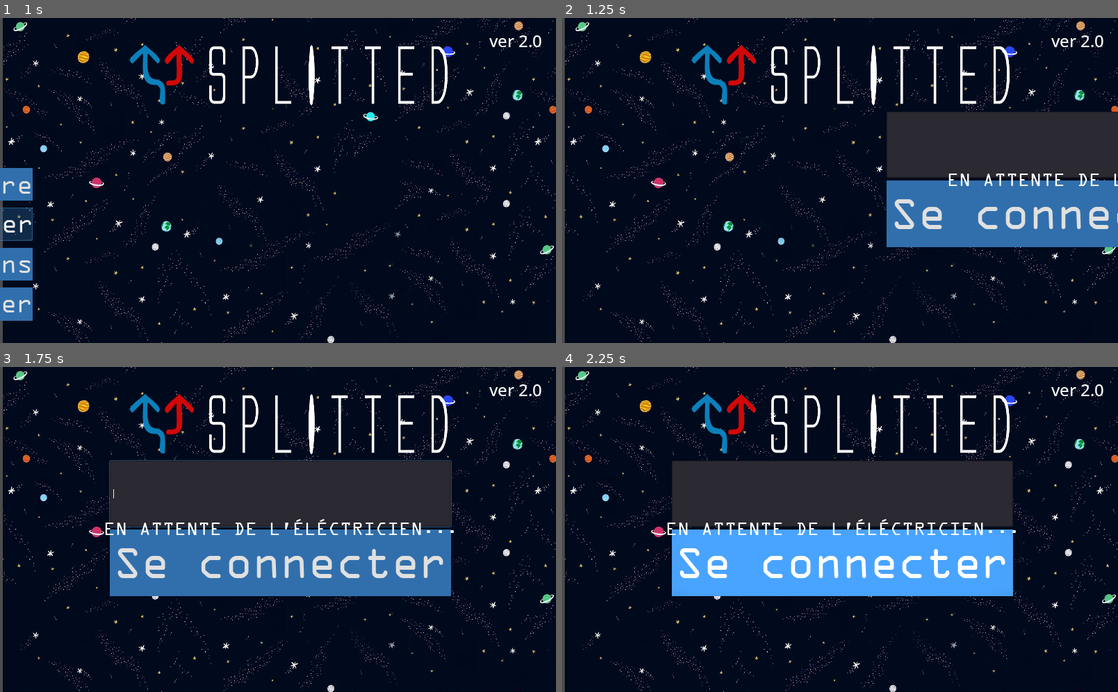
Above: before the commit, frames 1-4 (two rows, left to right).
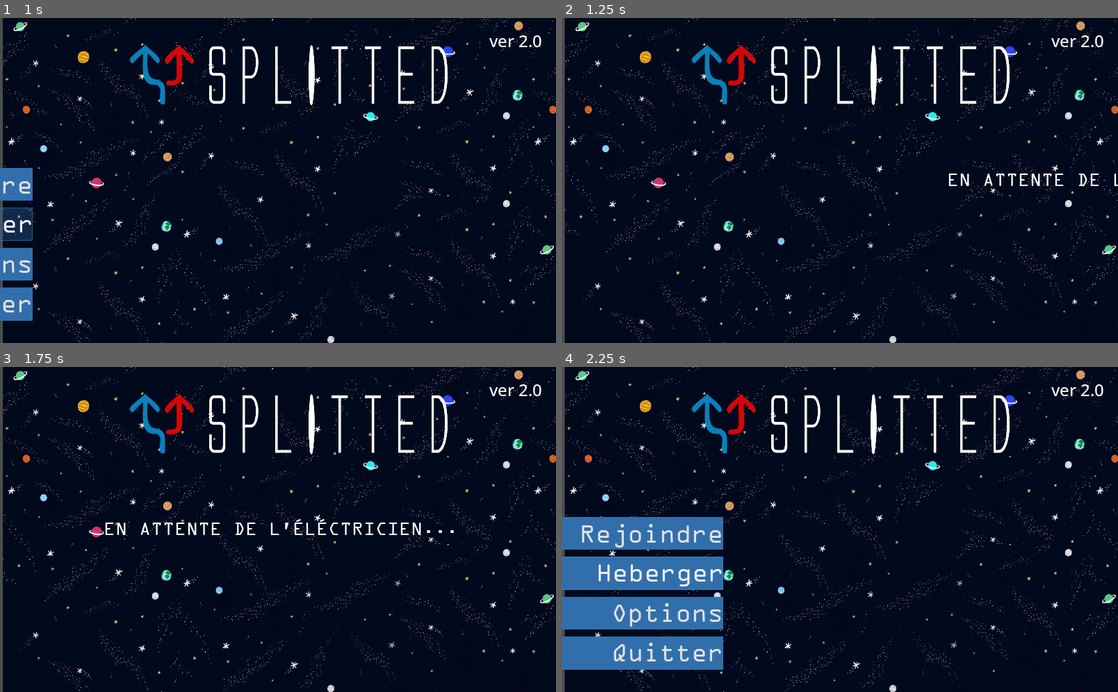
Above: after the commit, the same moments.

Repository: Savro01/Splitted
Game: Godot game, scene res://Scenes/MainMenu.tscn
The game is run twice, just before and just after one commit, with the same random seed, the same clock (stepped at 60 frames per second) and the same inputs.
Inputs (mouse positions are in pixels of both pictures, inside the frame that each line leads up to):
- Up to frame 1 (1 s): click "Heberger" at 0.5 s
- Up to frame 2 (1.25 s): no input
- Up to frame 3 (1.75 s): move the mouse to (400, 513) at 1.27 s; hold D (move_right) from 1.28 s (still down); click (400, 513) at 1.35 s
- Up to frame 4 (2.25 s): release D (move_right) at 2 s; tap Enter at 2 s; drag from (728, 545) to (812, 594) at 2.02 s

Frame 1 is identical in both runs. In frame 2, 17% of the frame differs, in the area x 58-100%, y 28-71%; in frame 3, 25%; in frame 4, 35%, in the area x 0-82%, y 28-94%.

Commit message:
file fix

Diff:
--- a/Scenes/MainMenu.tscn
+++ b/Scenes/MainMenu.tscn
@@ -16,7 +16,23 @@
 size = 25
 font_data = ExtResource( 7 )
 
-[sub_resource type="StyleBoxTexture" id=11]
+[sub_resource type="StyleBoxTexture" id=3]
+texture = ExtResource( 2 )
+region_rect = Rect2( 0, 0, 601, 83 )
+
+[sub_resource type="StyleBoxTexture" id=4]
+texture = ExtResource( 5 )
+region_rect = Rect2( 0, 0, 602, 83 )
+
+[sub_resource type="StyleBoxTexture" id=5]
+texture = ExtResource( 3 )
+region_rect = Rect2( 0, 0, 612, 83 )
+
+[sub_resource type="DynamicFont" id=6]
+size = 39
+font_data = ExtResource( 1 )
+
+[sub_resource type="StyleBoxTexture" id=7]
 texture = ExtResource( 2 )
 region_rect = Rect2( 0, 0, 601, 83 )
 
@@ -29,26 +45,10 @@
 region_rect = Rect2( 0, 0, 612, 83 )
 
 [sub_resource type="DynamicFont" id=10]
-size = 39
-font_data = ExtResource( 1 )
-
-[sub_resource type="StyleBoxTexture" id=3]
-texture = ExtResource( 2 )
-region_rect = Rect2( 0, 0, 601, 83 )
-
-[sub_resource type="StyleBoxTexture" id=4]
-texture = ExtResource( 5 )
-region_rect = Rect2( 0, 0, 602, 83 )
-
-[sub_resource type="StyleBoxTexture" id=5]
-texture = ExtResource( 3 )
-region_rect = Rect2( 0, 0, 612, 83 )
-
-[sub_resource type="DynamicFont" id=6]
 size = 69
 font_data = ExtResource( 1 )
 
-[sub_resource type="StyleBoxTexture" id=7]
+[sub_resource type="StyleBoxTexture" id=11]
 texture = ExtResource( 2 )
 region_rect = Rect2( 0, 0, 601, 83 )
 
@@ -253,16 +253,17 @@
 margin_right = 240.0
 margin_bottom = 86.0
 size_flags_vertical = 3
-custom_styles/hover = SubResource( 11 )
-custom_styles/pressed = SubResource( 8 )
-custom_styles/normal = SubResource( 9 )
-custom_fonts/font = SubResource( 10 )
+custom_styles/hover = SubResource( 3 )
+custom_styles/pressed = SubResource( 4 )
+custom_styles/normal = SubResource( 5 )
+custom_fonts/font = SubResource( 6 )
 text = "Retour"
 __meta__ = {
 "_edit_use_anchors_": false
 }
 
 [node name="RejoindreContainer" type="VBoxContainer" parent="."]
+visible = false
 anchor_left = 0.5
 anchor_top = 0.5
 anchor_right = 0.5
--- a/Scenes/Map/Game.gd
+++ b/Scenes/Map/Game.gd
@@ -10,7 +10,7 @@
 remotesync var electriciteRepare = true
 
 remotesync var tabFils = ["Bleu", "Rose", "Jaune", "Rouge"]
-remotesync var colorPick = ["bleu", "rouge", "vert", "jaune", "orange"]
+remotesync var colorPick = ["bleu", "rouge", "vert", "rose", "orange"]
 remotesync var order = ["fd0100", "f76915", "eede04", "a0d636", "f79cee", "333ed4"]
 
 remotesync var button_com = false
Not shown: 6 places in Scenes/MainMenu.tscn that only renumber resources
Not shown, changed: Scenes/Map/Vaisseau.tscn
